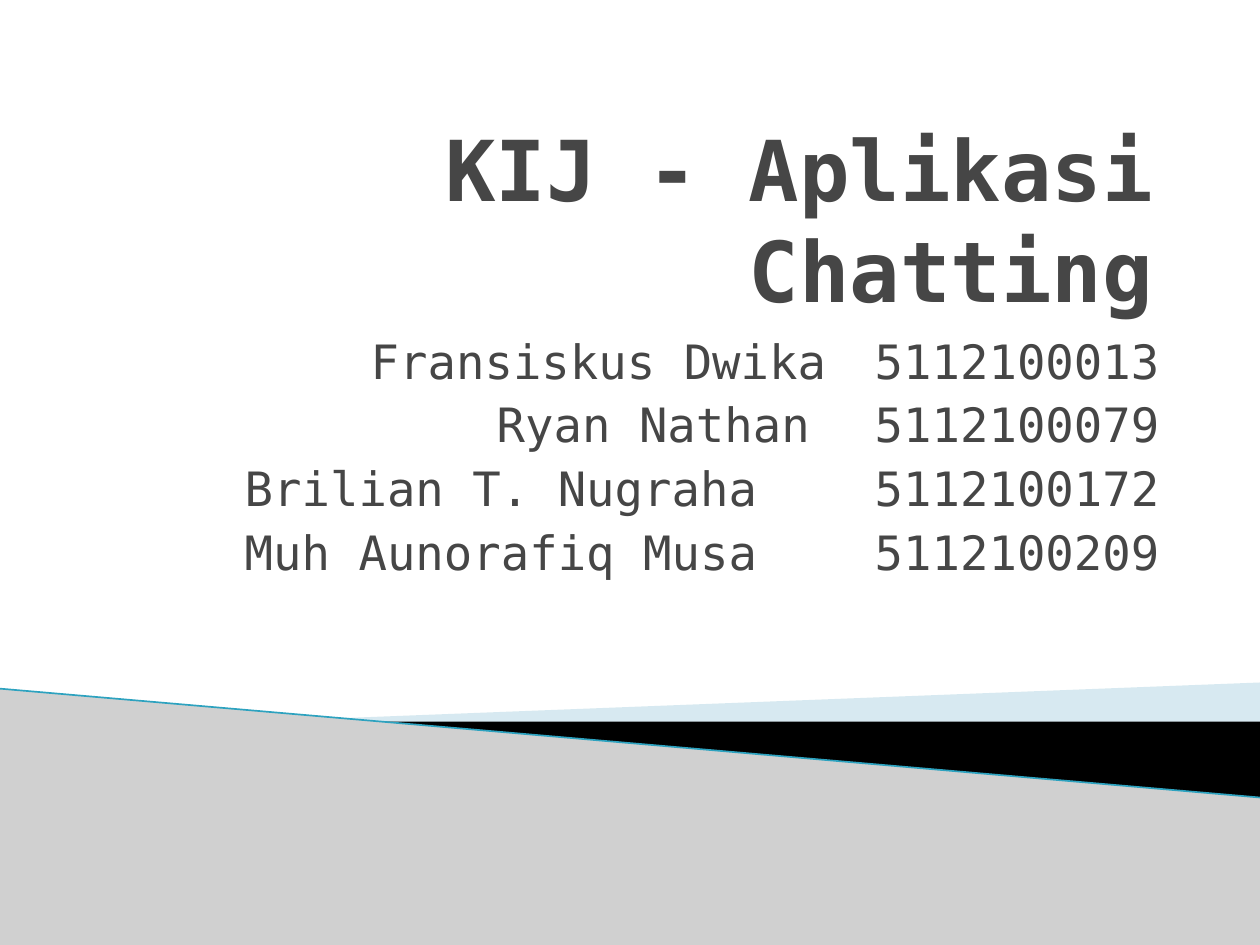
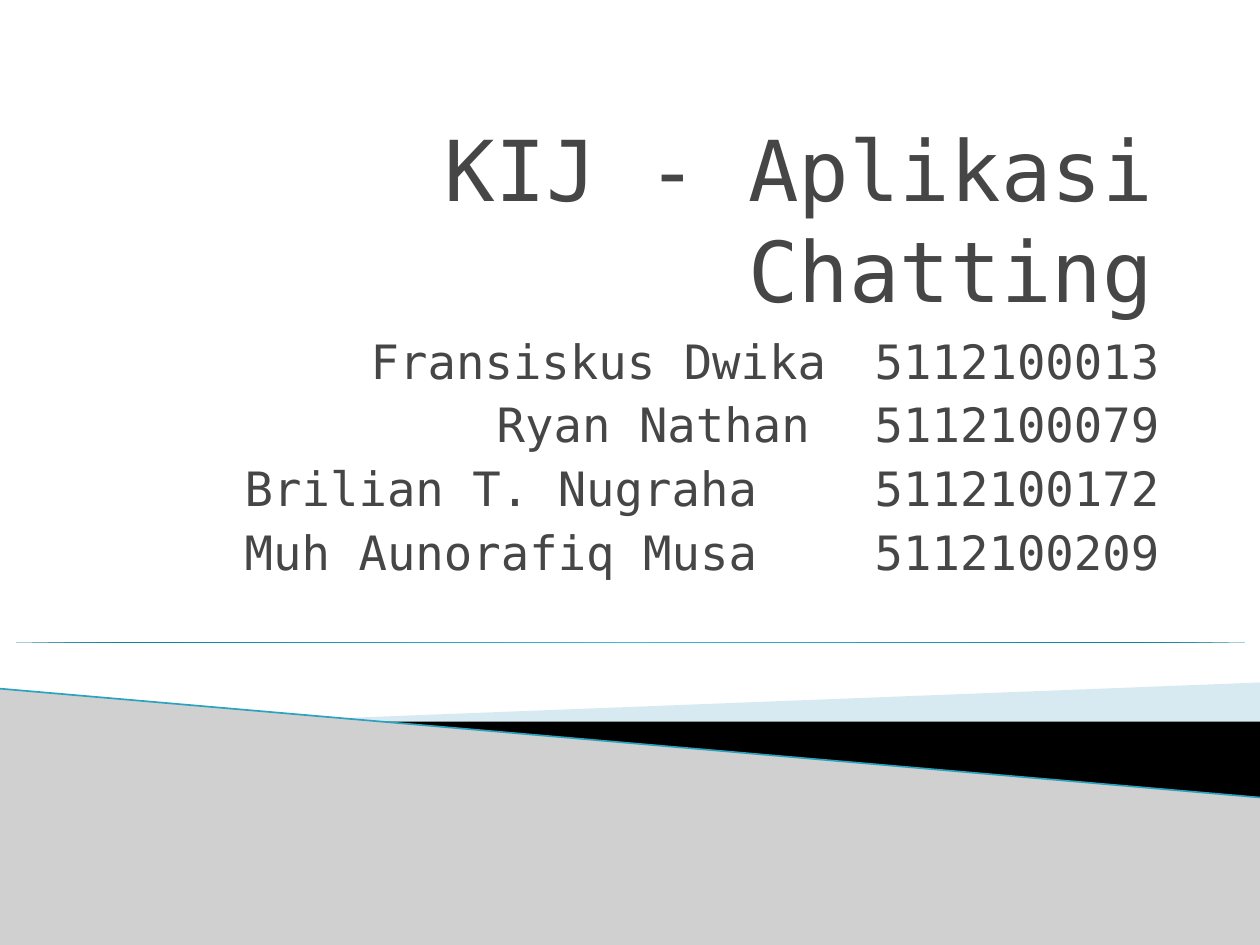
Before and after one commit to briliantnugraha/Project-KIJ-D, a slide deck: slide 1 of Chatting.ppt. Drawn at 1260x945 pixels with LibreOffice and Linux fonts; fonts in the diff are those of the drawing; grey boxes stand for pictures. Boxes give left, top, right and bottom in pixels: in the first picture for what was removed or moved away, otherwise in the second. Text is boxed around its words. In the diff, an @@ line names an element or a change of style, - is before the commit and + after.

Commit message:
chatting-update
update metode enkripsi, tambah screenshot bukti rc4 faster

```diff
--- a/Chatting.ppt
+++ b/Chatting.ppt
@@ title "KIJ - Aplikasi Chatting" at box(445, 136, 1152, 320): bold off @@
@@ right triangle added at box(0, 643, 1260, 643), fill gradient #007593 to #48BAE0 @@
```
Also in this commit, not shown: 3 other slides changed, 3 other files.
